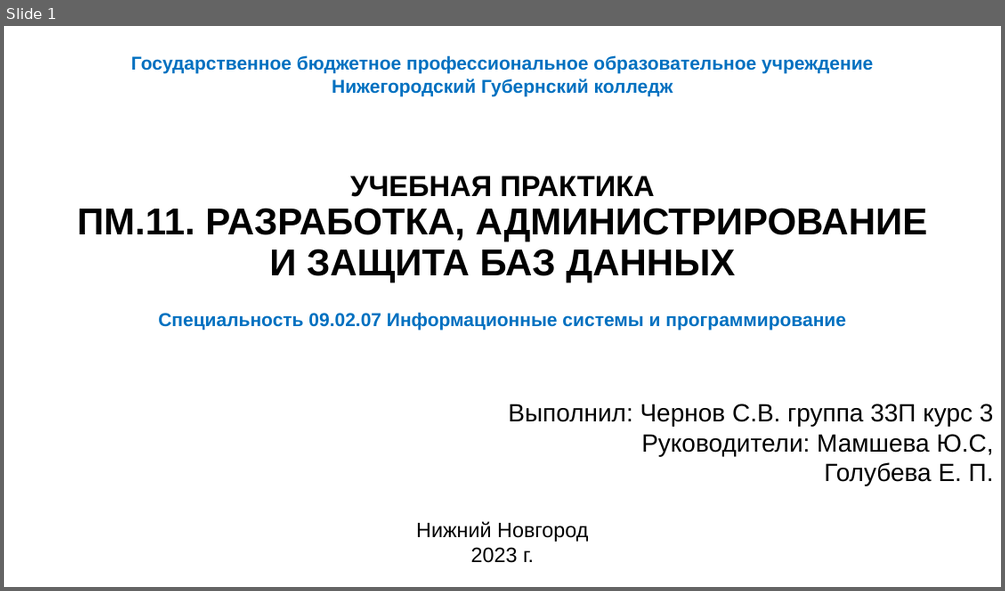
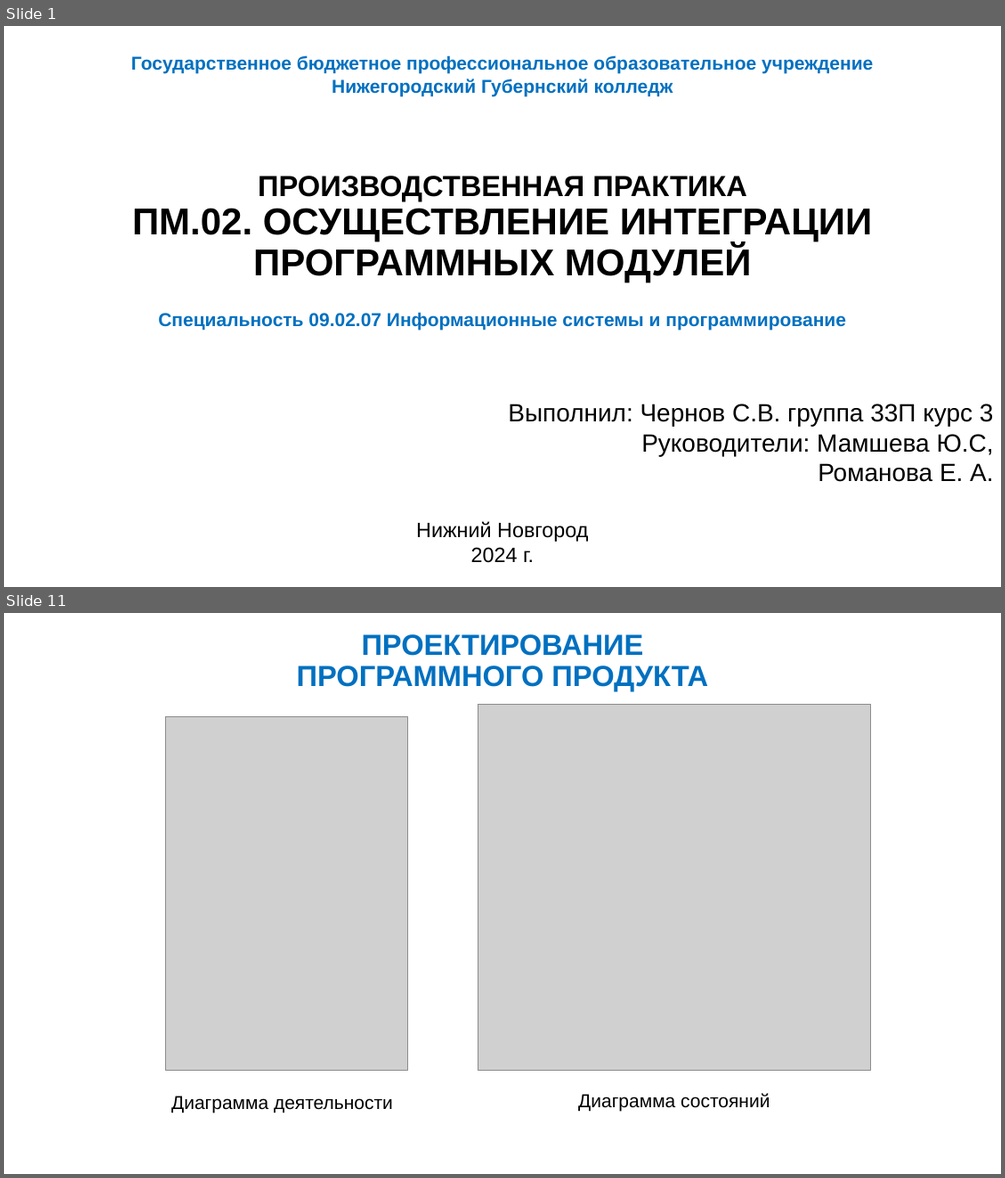
Before and after one commit to RangPinck/RequestHandler_API, a slide deck: reports/Презентация Microsoft PowerPoint.pptx. Shown one above the other, each under a label of ours: slide 1 before the commit, slides 1 and 11 after it; the slides between them are not shown. The pictures are 1005x591 and 1005x1178 pixels, drawn with LibreOffice and Linux fonts; fonts in the diff are those of the drawing; grey boxes stand for pictures. Boxes give left, top, right and bottom in pixels: in the first picture for what was removed or moved away, otherwise in the second. Text is boxed around its words. In the diff, an @@ line names an element or a change of style, - is before the commit and + after.

```diff
--- a/reports/Презентация Microsoft PowerPoint.pptx
+++ b/reports/Презентация Microsoft PowerPoint.pptx
@@ slide 11 added at <box>4,613,1001,1174</box>, background #FFFFFF @@
@@ text added at <box>297,634,708,691</box>, 28 pt, text #0070C0, bold @@
+ПРОЕКТИРОВАНИЕ ПРОГРАММНОГО ПРОДУКТА
@@ picture added at <box>165,717,408,1070</box> @@
@@ picture added at <box>478,705,872,1070</box> @@
@@ text added at <box>578,1093,769,1111</box>, 18 pt, text #000000 @@
+Диаграмма состояний
@@ text added at <box>171,1095,393,1112</box>, 18 pt, text #000000 @@
+Диаграмма деятельности
@@ slide 1 changed as well @@
@@ text at <box>132,176,872,282</box>: text changed @@
-УЧЕБНАЯ ПРАКТИКА
-ПМ.11. РАЗРАБОТКА, АДМИНИСТРИРОВАНИЕ И ЗАЩИТА БАЗ ДАННЫХ
+ПРОИЗВОДСТВЕННАЯ ПРАКТИКА
+ПМ.02. ОСУЩЕСТВЛЕНИЕ ИНТЕГРАЦИИ ПРОГРАММНЫХ МОДУЛЕЙ
@@ text at <box>817,463,993,482</box>: text changed @@
-Голубева Е. П.
+Романова Е. А.
@@ text at <box>471,547,534,563</box>: text changed @@
-2023 г.
+2024 г.
```
Also in this commit, not shown: 19 other slides added, 17 slides removed, 5 other files.
